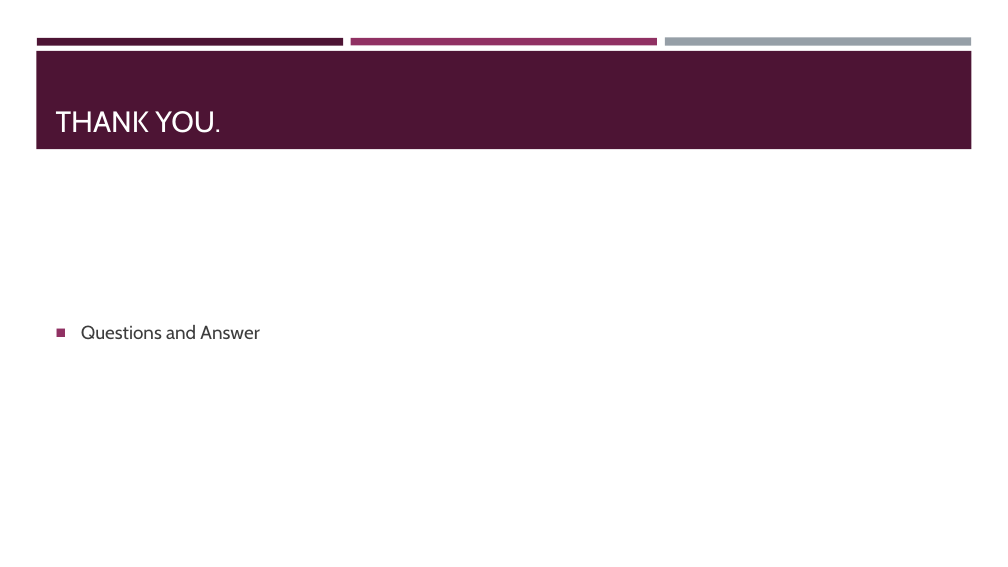
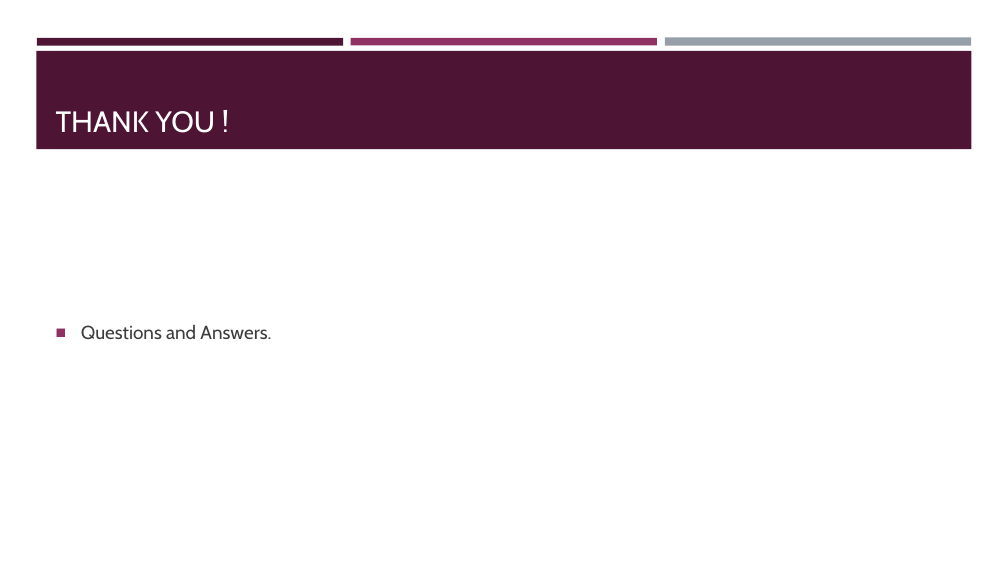
Before and after one commit to prageethmadhu/LVLane, a slide deck: slide 10 of DEMO/progress_report.pptx (slide 11 before the commit). Drawn at 1008x567 pixels with LibreOffice and Linux fonts; fonts in the diff are those of the drawing. Boxes give left, top, right and bottom in pixels: in the first picture for what was removed or moved away, otherwise in the second. Text is boxed around its words. In the diff, an @@ line names an element or a change of style, - is before the commit and + after.

```diff
--- a/DEMO/progress_report.pptx
+++ b/DEMO/progress_report.pptx
@@ title at box(56, 111, 215, 133): text changed @@
-THANK YOU.
+THANK YOU !
@@ text at box(81, 325, 271, 339): text changed @@
-■ Questions and Answer
+■ Questions and Answers.
```
Also in this commit, not shown: 5 other slides changed, 1 slide removed.
